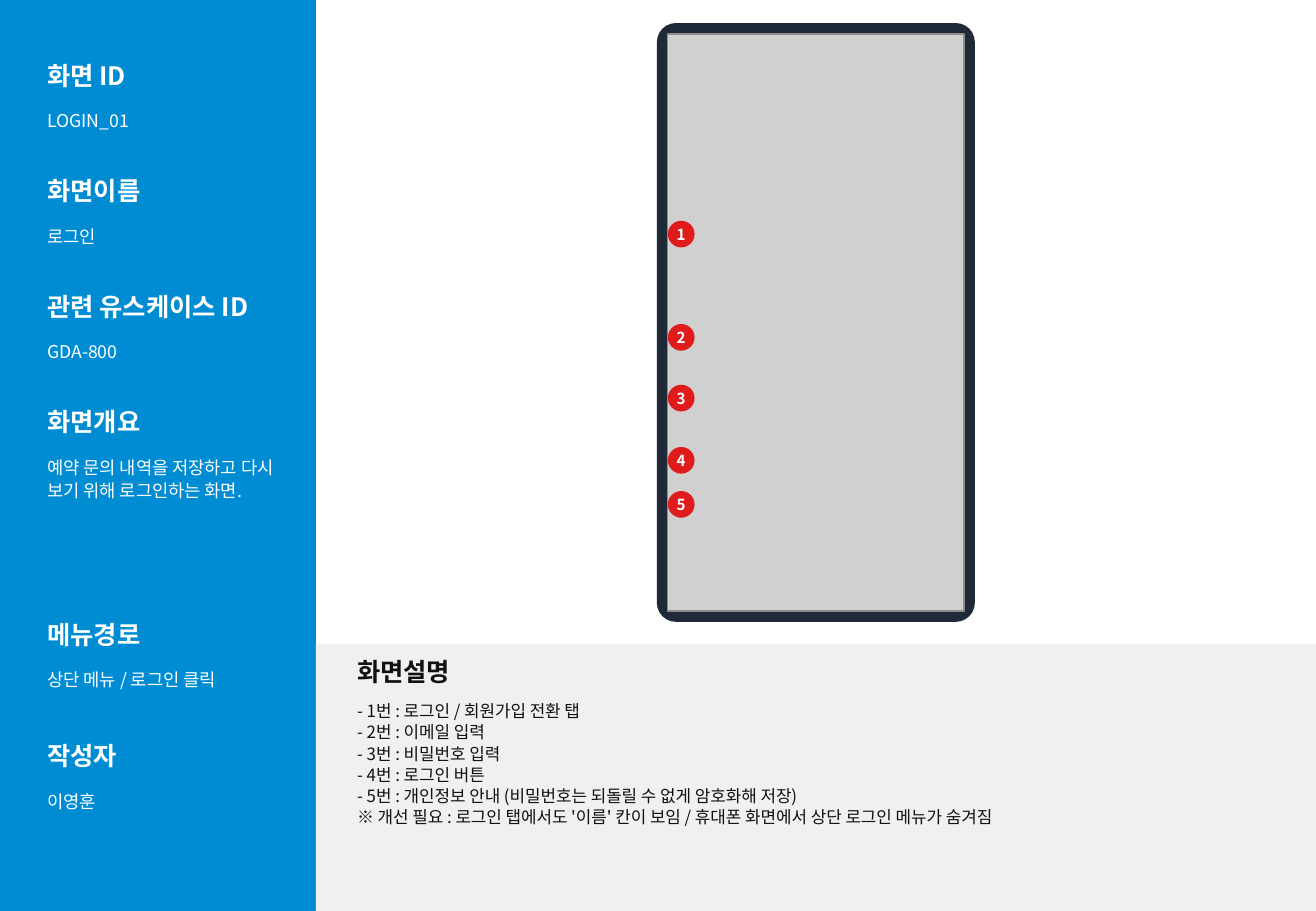
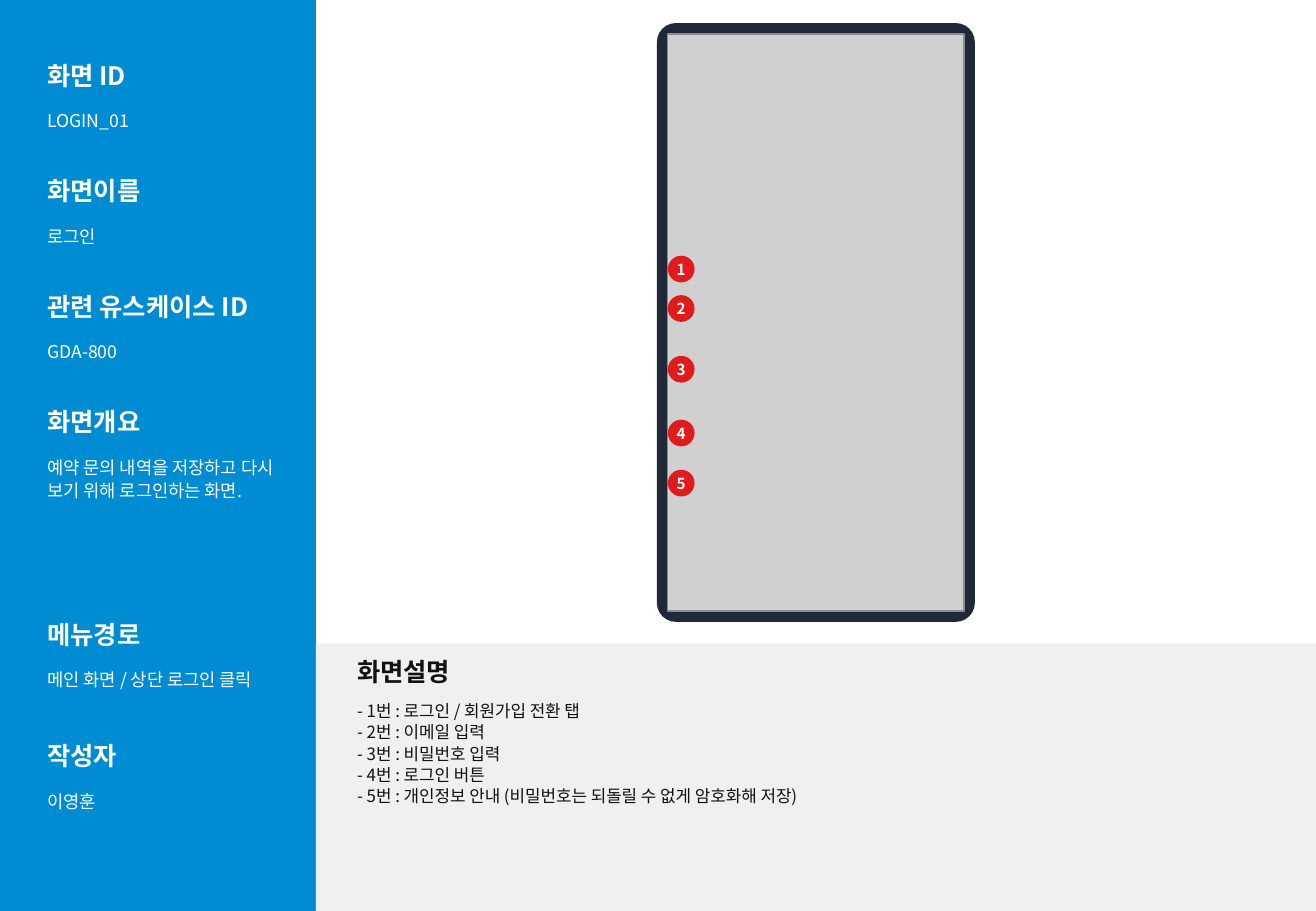
Before and after one commit to lee020304/goodoc-demo, a slide deck: slide 17 of screen/화면설계서_독수리5형제.pptx. Drawn at 1316x911 pixels with LibreOffice and Linux fonts; fonts in the diff are those of the drawing; grey boxes stand for pictures. Boxes give left, top, right and bottom in pixels: in the first picture for what was removed or moved away, otherwise in the second. Text is boxed around its words. In the diff, an @@ line names an element or a change of style, - is before the commit and + after.

```diff
--- a/screen/화면설계서_독수리5형제.pptx
+++ b/screen/화면설계서_독수리5형제.pptx
@@ ellipse "1": place and size @@
-ellipse "1" at box(668, 221, 695, 248)
+ellipse "1" at box(668, 255, 695, 282)
@@ ellipse "2": place and size @@
-ellipse "2" at box(668, 324, 695, 351)
+ellipse "2" at box(668, 295, 695, 322)
@@ ellipse "3": place and size @@
-ellipse "3" at box(668, 385, 695, 412)
+ellipse "3" at box(668, 356, 695, 383)
@@ ellipse "4": place and size @@
-ellipse "4" at box(668, 447, 695, 474)
+ellipse "4" at box(668, 420, 695, 447)
@@ ellipse "5": place and size @@
-ellipse "5" at box(668, 491, 695, 518)
+ellipse "5" at box(668, 470, 695, 497)
@@ text at box(47, 671, 252, 688): text changed @@
-상단 메뉴 / 로그인 클릭
+메인 화면 / 상단 로그인 클릭
@@ text at box(378, 809, 992, 825): paragraph removed @@
-※ 개선 필요 : 로그인 탭에서도 '이름' 칸이 보임 / 휴대폰 화면에서 상단 로그인 메뉴가 숨겨짐
```
Also in this commit, not shown: 2 other slides changed, 33 other files.
